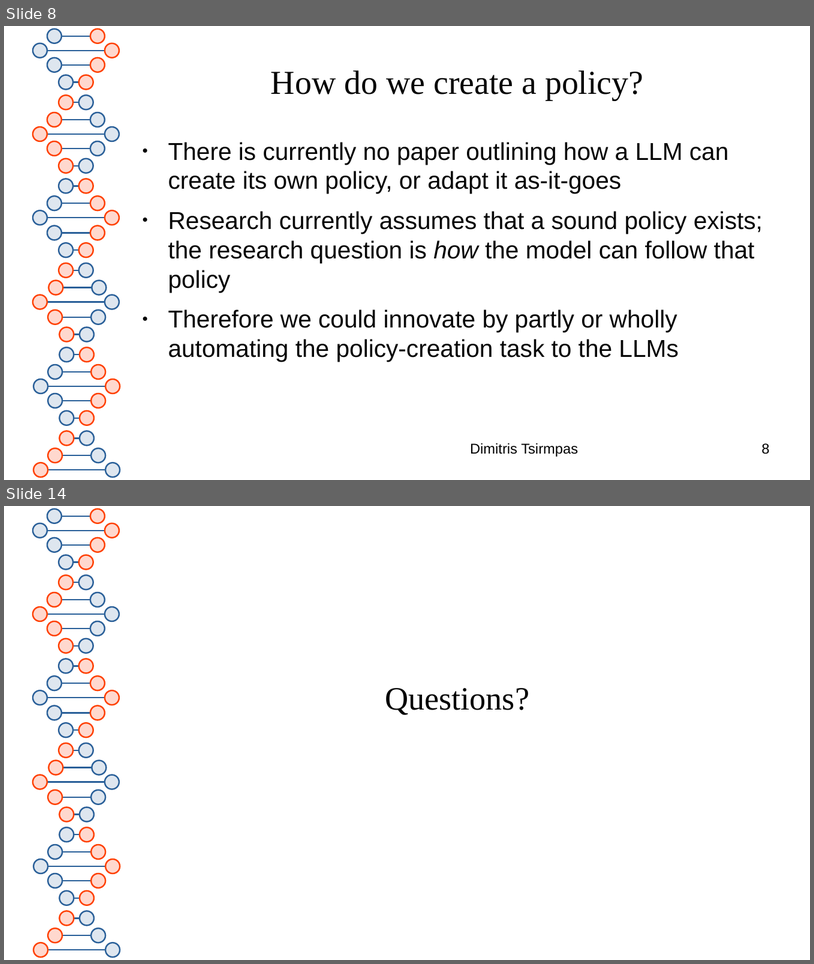
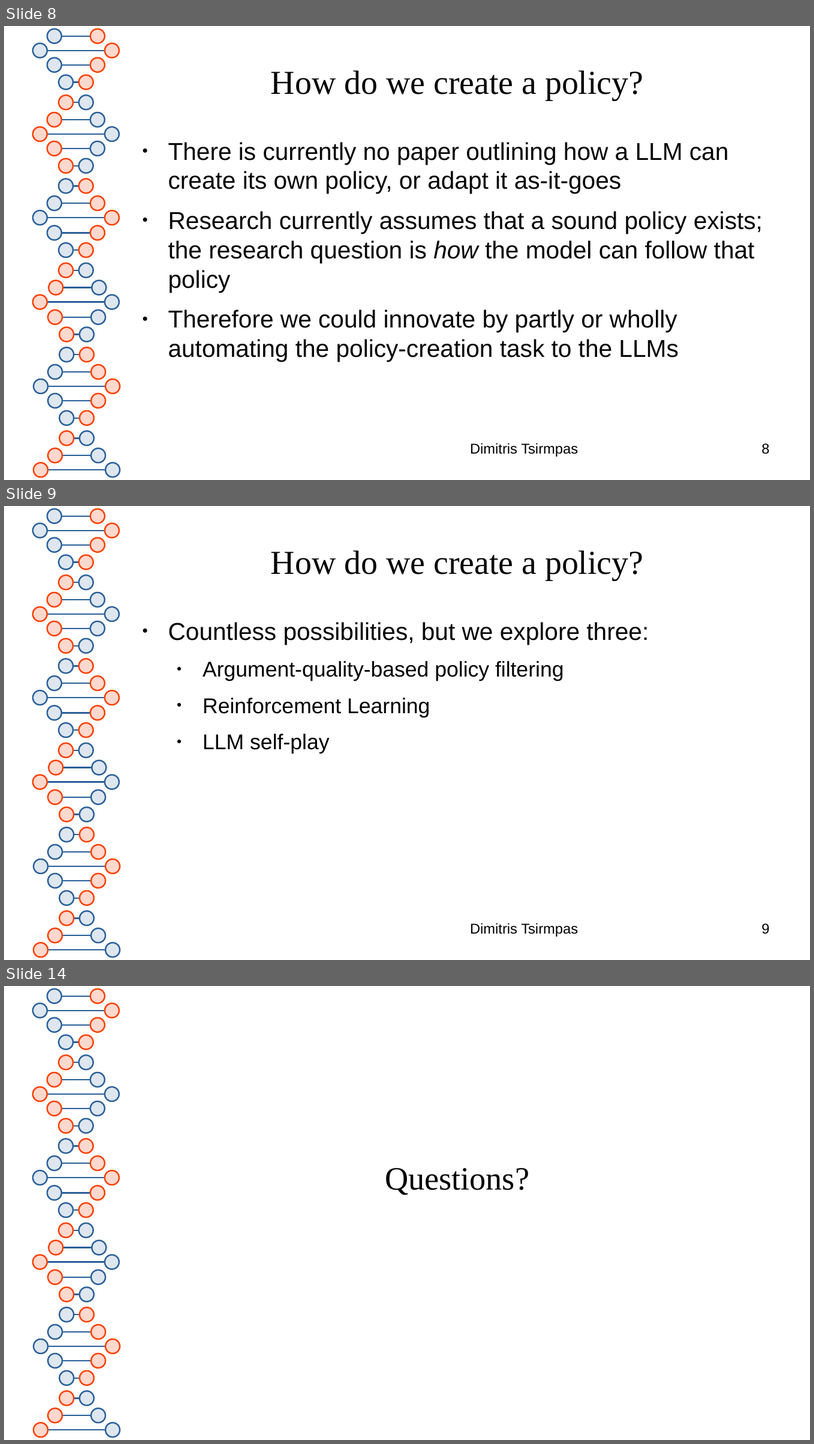
Before and after one commit to dimits-ts/llm_moderation_research, a slide deck: presentations/llm_policy_feasibility.odp. Shown one above the other, each under a label of ours: slides 8 and 14 before the commit, slides 8, 9 and 14 after it; the slides between them are not shown. The pictures are 814x964 and 814x1444 pixels, drawn with LibreOffice and Linux fonts; fonts in the diff are those of the drawing. Boxes give left, top, right and bottom in pixels: in the first picture for what was removed or moved away, otherwise in the second. Text is boxed around its words. In the diff, an @@ line names an element or a change of style, - is before the commit and + after.

```diff
--- a/presentations/llm_policy_feasibility.odp
+++ b/presentations/llm_policy_feasibility.odp
@@ slide 9 added at (4, 506, 810, 960), background #FFFFFF; not listed: 81 template elements that a slide beside it also shows @@
@@ title added at (271, 550, 644, 580), 33 pt, text #050505 @@
+How do we create a policy?
@@ text added at (168, 622, 649, 754), 21 pt, text #000000 @@
+● Countless possibilities, but we explore three:
+  ● Argument-quality-based policy filtering
+  ● Reinforcement Learning
+  ● LLM self-play
@@ text added at (470, 922, 578, 936), 14 pt, text #000000 @@
+Dimitris Tsirmpas
@@ page number added at (762, 923, 770, 934), 14 pt, text #000000 @@
+9
```
Also in this commit, not shown: 11 slides changed, 3 other slides added, 1 slide removed.
